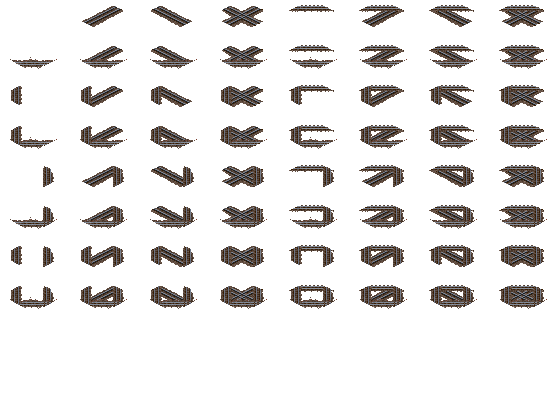
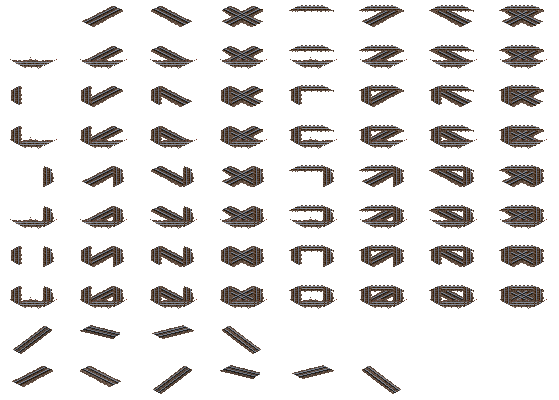
Layered file, before and after one edit (559x400). Changes by layer:
added layer "Layer 1" in group "Group 1" over (x1=13, y1=326, x2=401, y2=393)
painted on "b_parts_1067_jp_wood_column" (1st of 8, in "Group 1") over (x1=541, y1=169, x2=542, y2=291)
painted on "b_parts_1067_jp_wood_column" (2nd of 8, in "Group 1") over (x1=471, y1=169, x2=472, y2=291)
painted on "b_parts_1067_jp_wood_column" (3rd of 8, in "Group 1") over (x1=401, y1=169, x2=402, y2=291)
painted on "b_parts_1067_jp_wood_column" (4th of 8, in "Group 1") over (x1=331, y1=169, x2=332, y2=291)
painted on "b_parts_1067_jp_wood_column" (5th of 8, in "Group 1") over (x1=261, y1=169, x2=262, y2=291)
painted on "b_parts_1067_jp_wood_column" (6th of 8, in "Group 1") over (x1=191, y1=169, x2=192, y2=291)
painted on "b_parts_1067_jp_wood_column" (7th of 8, in "Group 1") over (x1=121, y1=169, x2=122, y2=291)
added layer "1067_slopes copy" in group "Group 1" over (x1=153, y1=365, x2=401, y2=394)
added layer "1067_slopes" in group "Group 1" over (x1=13, y1=325, x2=261, y2=354)
added layer "b_parts_1067_jp_conc_blst_2" in group "Group 1" over (x1=80, y1=366, x2=121, y2=387)
added layer "b_parts_1067_jp_conc_blst_1" in group "Group 1" over (x1=12, y1=366, x2=53, y2=387)
painted on "b_parts_1067_jp_wood_column" (8th of 8, in "Group 1") over (x1=51, y1=169, x2=52, y2=291)
